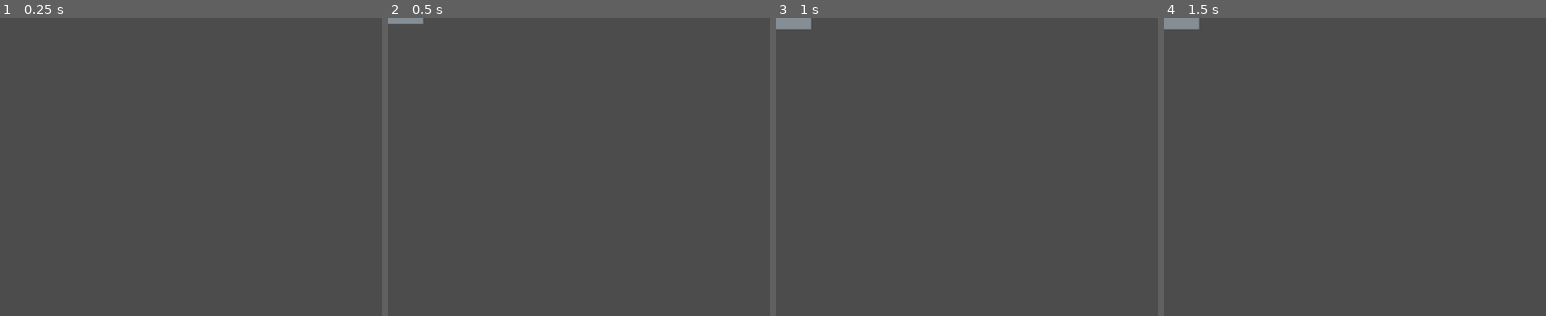
Above: before the commit, frames 1-4 (left to right).
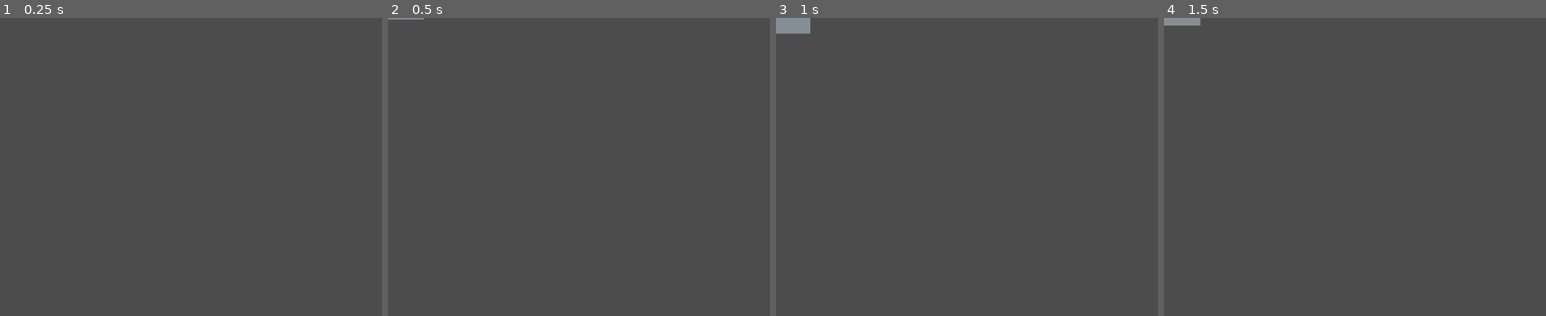
Above: after the commit, the same moments.

Repository: zachbaker55/Exercise-03c-Music-and-Sound
Game: Godot game, scene res://Brick/Brick.tscn
Same seed, same stepped clock (60 frames per second), same inputs: the game is played once before the commit and once after it. This scene is started directly instead of the project's main scene.
Inputs (mouse positions are % of the whole screen's width and height, from its top left):
- Up to frame 1 (0.25 s): no input
- Up to frame 2 (0.5 s): no input
- Up to frame 3 (1 s): tap Enter at 0.5 s; move the mouse to (72, 45) at 0.52 s
- Up to frame 4 (1.5 s): tap Space at 1.25 s; move the mouse to (30, 55) at 1.27 s
The pictures show only the part of the screen within x 0-50%, y 0-50%; the shares and areas given below are measured in that part.

Frame 1 is identical in both runs. In frame 2, 0.1% of the frame differs, in the area x 0-10%, y 0-2%; in frame 3, 0.2%, in the area x 0-10%, y 0-6%; in frame 4, 0.1%.

Commit message:
finished 03c late

Diff:
--- a/Ball/Ball.gd
+++ b/Ball/Ball.gd
@@ -68,7 +68,17 @@
 	$Images.scale = direction
 
 func comet():
-	pass
+	h_rotate = wrapf(h_rotate+0.1,0,1)
+	var comet_container = get_node_or_null("/root/Game/Comet_Container")
+	if comet_container != null:
+		var sprite = $Images/Sprite.duplicate()
+		sprite.modulate.s = 0.6
+		sprite.global_position = global_position
+		sprite.modulate.h = h_rotate
+		comet_container.add_child(sprite)
 
 func die():
+	var die_sound = get_node_or_null("/root/Game/Die_Sound")
+	if die_sound != null:
+		die_sound.play()
 	queue_free()
--- /dev/null
+++ b/Ball/Comet_Container.gd
@@ -0,0 +1,12 @@
+extends Node2D
+
+
+func _physics_process(_delta):
+	for c in get_children():
+		if c.modulate.a <= 0 or c.modulate.v <= 0:
+			c.queue_free()
+
+		c.scale *= 0.99
+		c.modulate.a -= 0.03
+		c.modulate.v -= 0.01
+		c.modulate.h += 0.02
--- a/Brick/Brick.gd
+++ b/Brick/Brick.gd
@@ -18,36 +18,59 @@
 var color_distance = 0
 var color_completed = true
 
+
+var colors = [
+	Color8(224,49,49),
+	Color8(255,146,43),
+	Color8(255,212,59),
+	Color8(148,216,45),
+	Color8(34,139,230),
+	Color8(132,94,247),
+	Color8(190,75,219),
+	Color8(134,142,150)
+]
+
+
+
 func _ready():
 	randomize()
 	position.x = new_position.x
 	position.y = -100
 	$Tween.interpolate_property(self, "position", position, new_position, time_appear + randf()*2, Tween.TRANS_BOUNCE, Tween.EASE_IN_OUT)
 	$Tween.start()
-	if score >= 100:
-		$ColorRect.color = Color8(224,49,49)
-	elif score >= 90:
-		$ColorRect.color = Color8(255,146,43)
-	elif score >= 80:
-		$ColorRect.color = Color8(255,212,59)
-	elif score >= 70:
-		$ColorRect.color = Color8(148,216,45)
-	elif score >= 60:
-		$ColorRect.color = Color8(34,139,230)
-	elif score >= 50:
-		$ColorRect.color = Color8(132,94,247)
-	elif score >= 40:
-		$ColorRect.color = Color8(190,75,219)
-	else:
-		$ColorRect.color = Color8(134,142,150)
+	if score >= 100: color_index = 0
+	elif score >= 90: color_index = 1
+	elif score >= 80: color_index = 2
+	elif score >= 70: color_index = 3
+	elif score >= 60: color_index = 4
+	elif score >= 50: color_index = 5
+	elif score >= 40: color_index = 6
+	else: color_index = 7
+	$ColorRect.color = colors[color_index]
+	sway_initial_position = $ColorRect.rect_position
+	sway_randomizer = Vector2(randf()*6-3.0, randf()*6-3.0)
 
 func _physics_process(_delta):
 	if dying and not $Confetti.emitting and not $Tween.is_active():
 		queue_free()
 	elif not $Tween.is_active() and not get_tree().paused:
-		pass
+		color_distance = Global.color_position.distance_to(global_position) / 100
+		if Global.color_rotate >= 0:
+			$ColorRect.color = colors[int(floor(color_distance + Global.color_rotate)) % len(colors)]
+			color_completed = false
+		elif not color_completed:
+			$ColorRect.color = colors[color_index]
+			color_completed = true
+	var pos_x = (sin(Global.sway_index)*(sway_amplitude + sway_randomizer.x))
+	var pos_y = (cos(Global.sway_index)*(sway_amplitude + sway_randomizer.y))
+	$ColorRect.rect_position = Vector2(sway_initial_position.x + pos_x, sway_initial_position.y + pos_y)
 
 func hit(_ball):
+	var brick_sound = get_node_or_null("/root/Game/Brick_Sound")
+	if brick_sound != null:
+		brick_sound.play()
+	Global.color_rotate = Global.color_rotate_amount;
+	Global.color_position = _ball.global_position
 	die()
 
 func die():
--- a/Game.tscn
+++ b/Game.tscn
@@ -9,6 +9,12 @@
 [ext_resource path="res://UI/HUD.tscn" type="PackedScene" id=7]
 [ext_resource path="res://UI/Instructions.tscn" type="PackedScene" id=8]
 [ext_resource path="res://Effects/Camera.gd" type="Script" id=9]
+[ext_resource path="res://Assets/Sound/Breaking_Out_test.mp3" type="AudioStream" id=10]
+[ext_resource path="res://Assets/Sound/SE_nice.wav" type="AudioStream" id=11]
+[ext_resource path="res://Assets/Sound/SE_oof.wav" type="AudioStream" id=12]
+[ext_resource path="res://Assets/Sound/SE_incredible.wav" type="AudioStream" id=13]
+[ext_resource path="res://Assets/Sound/SE_ooum.wav" type="AudioStream" id=14]
+[ext_resource path="res://Ball/Comet_Container.gd" type="Script" id=15]
 
 [sub_resource type="RectangleShape2D" id=1]
 extents = Vector2( 100, 500 )
@@ -18,6 +24,9 @@
 
 [node name="Game" type="Node2D"]
 script = ExtResource( 4 )
+
+[node name="Comet_Container" type="Node2D" parent="."]
+script = ExtResource( 15 )
 
 [node name="Wall_Container" type="Node2D" parent="."]
 
@@ -89,3 +98,20 @@
 anchor_mode = 0
 current = true
 script = ExtResource( 9 )
+
+[node name="Music" type="AudioStreamPlayer" parent="."]
+stream = ExtResource( 10 )
+volume_db = -20.0
+autoplay = true
+
+[node name="Wall_Sound" type="AudioStreamPlayer" parent="."]
+stream = ExtResource( 11 )
+
+[node name="Paddle_Sound" type="AudioStreamPlayer" parent="."]
+stream = ExtResource( 13 )
+
+[node name="Brick_Sound" type="AudioStreamPlayer" parent="."]
+stream = ExtResource( 12 )
+
+[node name="Die_Sound" type="AudioStreamPlayer" parent="."]
+stream = ExtResource( 14 )
--- a/Global.gd
+++ b/Global.gd
@@ -26,7 +26,12 @@
 	reset()
 
 func _physics_process(_delta):
-	pass
+	if color_rotate >= 0:
+		color_rotate -= color_rotate_index
+		color_rotate_index *= 1.05
+	else:
+		color_rotate_index = 0.1
+	sway_index += sway_period
 
 func _unhandled_input(event):
 	if event.is_action_pressed("menu"):
--- a/Paddle/Paddle.gd
+++ b/Paddle/Paddle.gd
@@ -23,3 +23,6 @@
 	$Tween.interpolate_property($Images/Highlight, "modulate:a", 1.0, 0.0, time_highlight, Tween.TRANS_LINEAR, Tween.EASE_IN_OUT)
 	$Tween.interpolate_property($Images/Highlight, "scale", Vector2(2.0,2.0), Vector2(1.0,1.0), time_highlight_size, Tween.TRANS_BOUNCE, Tween.EASE_IN)
 	$Tween.start()
+	var paddle_sound = get_node_or_null("/root/Game/Paddle_Sound")
+	if paddle_sound != null:
+		paddle_sound.play()
--- a/UI/Boundary.gd
+++ b/UI/Boundary.gd
@@ -5,3 +5,6 @@
 	ball.min_speed *= 1.05
 	ball.max_speed = clamp(ball.max_speed, ball.max_speed, 1500)
 	ball.min_speed = clamp(ball.min_speed, ball.min_speed, ball.max_speed)
+	var ball_sound = get_node_or_null("/root/Main_Menu/Ball_Sound")
+	if ball_sound != null:
+		ball_sound.play()
--- a/UI/Main_Menu.tscn
+++ b/UI/Main_Menu.tscn
@@ -1,10 +1,11 @@
-[gd_scene load_steps=7 format=2]
+[gd_scene load_steps=8 format=2]
 
 [ext_resource path="res://UI/Main_Menu.gd" type="Script" id=1]
 [ext_resource path="res://UI/UI.tres" type="Theme" id=2]
 [ext_resource path="res://Assets/LeagueGothic-Regular.ttf" type="DynamicFontData" id=3]
 [ext_resource path="res://Ball/Ball.tscn" type="PackedScene" id=4]
 [ext_resource path="res://UI/Boundary.gd" type="Script" id=5]
+[ext_resource path="res://Assets/Sound/SE_nice.wav" type="AudioStream" id=6]
 
 [sub_resource type="DynamicFont" id=1]
 size = 65
@@ -30,6 +31,10 @@
 [node name="Ball" parent="." instance=ExtResource( 4 )]
 position = Vector2( 200, 200 )
 linear_velocity = Vector2( 800, 550 )
+
+[node name="Ball2" parent="." instance=ExtResource( 4 )]
+position = Vector2( 750, 500 )
+linear_velocity = Vector2( -100, -500 )
 
 [node name="Label" type="Label" parent="."]
 anchor_right = 1.0
@@ -62,5 +67,8 @@
 margin_bottom = 90.0
 text = "Quit"
 
+[node name="Ball_Sound" type="AudioStreamPlayer" parent="."]
+stream = ExtResource( 6 )
+
 [connection signal="pressed" from="Play" to="." method="_on_Play_pressed"]
 [connection signal="pressed" from="Quit" to="." method="_on_Quit_pressed"]
--- a/Wall/Wall.gd
+++ b/Wall/Wall.gd
@@ -13,3 +13,6 @@
 
 func hit(_ball):
 	$ColorRect.color = Color8(201,42,42)
+	var wall_sound = get_node_or_null("/root/Game/Wall_Sound")
+	if wall_sound != null:
+		wall_sound.play()
Not shown: 1 places in Game.tscn that only renumber resources
Not shown, added: Assets/Sound/Breaking_Out_test.mp3
Not shown, added: Assets/Sound/SE_ballwhiz.wav
Not shown, added: Assets/Sound/SE_dang.wav
Not shown, added: Assets/Sound/SE_explosion.wav
Not shown, added: Assets/Sound/SE_exuberant.wav
Not shown, added: Assets/Sound/SE_game.wav
Not shown, added: Assets/Sound/SE_gameover.wav
Not shown, added: Assets/Sound/SE_incredible.wav
Not shown, added: Assets/Sound/SE_nice.wav
Not shown, added: Assets/Sound/SE_oof.wav
Not shown, added: Assets/Sound/SE_ooum.wav
(and 1 more such lines)
